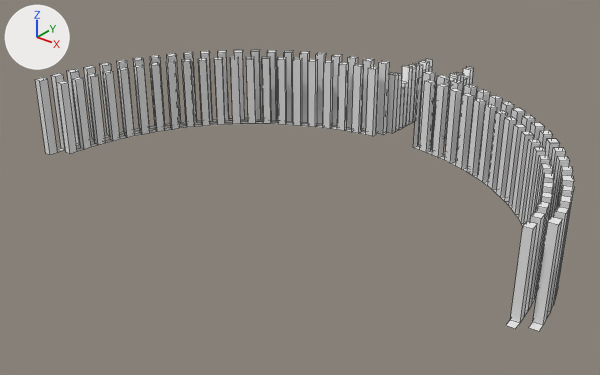
What one commit did to the OBJ model source/Assets/Art/Models/curve.obj.
One viewpoint serves both versions: a 50 mm lens placed at (203.0, -221.0, 151.0), pointed at (4.0, 28.0, -3.0). The axes (+X, +Y, +Z) are drawn at upper left. The lights are the same throughout. Mesh edges are drawn as thin lines. Where no turn or scale is listed for an object, it has been applied to the vertices.

The scene before the commit, as lines of its bpy script (objects in view):
```python
me_buildings_001_mesh_00 = bpy.data.meshes.new('buildings.001_Mesh.00')
me_buildings_001_mesh_00.from_pydata(...)  # 376 vertices, 250 faces; spans x -126.0..124.0, y -7.0..119.0, z -11.0..27.0
me_buildings_001_mesh_00.materials.append(mat_null)  # white #e7e7e7
me_buildings_mesh_001 = bpy.data.meshes.new('buildings_Mesh.001')
me_buildings_mesh_001.from_pydata(...)  # 374 vertices, 247 faces; spans x -117.0..117.0, y -2.0..111.0, z -10.0..26.0
me_buildings_mesh_001.materials.append(mat_null)  # white #e7e7e7
me_mesh_mesh_mesh_002_polysur = bpy.data.meshes.new('Mesh_Mesh_Mesh.002_polySur')
me_mesh_mesh_mesh_002_polysur.from_pydata(...)  # 184 vertices, 112 faces; spans x -13.9..14.7, y 121.5..158.6, z -11.8..20.1
me_mesh_mesh_mesh_002_polysur.materials.append(mat_initialshadinggroup)  # white #e7e7e7
ob_buildings_001_mesh_00 = bpy.data.objects.new('buildings.001_Mesh.00', me_buildings_001_mesh_00)
ob_buildings_001_mesh_00.location = (0.0, 0.0, 0.0)
ob_buildings_mesh_001 = bpy.data.objects.new('buildings_Mesh.001', me_buildings_mesh_001)
ob_buildings_mesh_001.location = (0.0, 0.0, 0.0)
ob_mesh_mesh_mesh_002_polysur = bpy.data.objects.new('Mesh_Mesh_Mesh.002_polySur', me_mesh_mesh_mesh_002_polysur)
ob_mesh_mesh_mesh_002_polysur.location = (0.0, 0.0, 0.0)
```
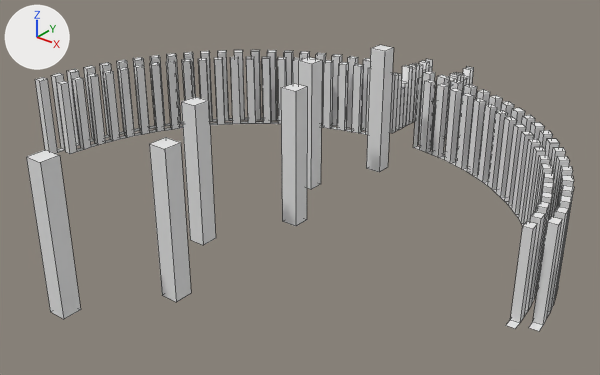
Boxes [x1, y1, x2, y2] around the edits, measured in the pictures (600 x 375 px):
```json
{"object": "Mesh.004", "change": "added", "after": [26, 150, 81, 319]}
{"object": "Mesh.005", "change": "added", "after": [149, 137, 191, 302]}
{"object": "Mesh.006", "change": "added", "after": [181, 97, 216, 245]}
{"object": "Mesh.001_Mesh", "change": "added", "after": [281, 83, 307, 226]}
{"object": "Mesh.003", "change": "added", "after": [366, 45, 394, 172]}
{"object": "Mesh.002", "change": "added", "after": [298, 57, 322, 189]}
```

Scene script edits in JSON lines:
```json
{"op": "add", "block": "me_mesh_006", "code": ["me_mesh_006 = bpy.data.meshes.new('Mesh.006')", "me_mesh_006.from_pydata(...)  # a box spanning x -12.6..-5.3, y -21.5..-14.2, z -13.0..45.4", "me_mesh_006.materials.append(mat_null)  # white #e7e7e7"]}
{"op": "add", "block": "me_mesh_005", "code": ["me_mesh_005 = bpy.data.meshes.new('Mesh.005')", "me_mesh_005.from_pydata(...)  # a box spanning x 8.4..15.6, y -56.0..-48.7, z -13.0..45.4", "me_mesh_005.materials.append(mat_null)  # white #e7e7e7"]}
{"op": "add", "block": "me_mesh_004", "code": ["me_mesh_004 = bpy.data.meshes.new('Mesh.004')", "me_mesh_004.from_pydata(...)  # a box spanning x -14.1..-6.8, y -87.2..-80.0, z -13.0..45.4", "me_mesh_004.materials.append(mat_null)  # white #e7e7e7"]}
{"op": "add", "block": "me_mesh_003", "code": ["me_mesh_003 = bpy.data.meshes.new('Mesh.003')", "me_mesh_003.from_pydata(...)  # a box spanning x 3.2..10.5, y 79.4..86.7, z -13.0..45.4", "me_mesh_003.materials.append(mat_null)  # white #e7e7e7"]}
{"op": "add", "block": "me_mesh_002", "code": ["me_mesh_002 = bpy.data.meshes.new('Mesh.002')", "me_mesh_002.from_pydata(...)  # a box spanning x -10.4..-3.1, y 44.9..52.1, z -13.0..45.4", "me_mesh_002.materials.append(mat_null)  # white #e7e7e7"]}
{"op": "add", "block": "me_mesh_001_mesh", "code": ["me_mesh_001_mesh = bpy.data.meshes.new('Mesh.001_Mesh')", "me_mesh_001_mesh.from_pydata(...)  # a box spanning x 6.2..13.4, y 13.6..20.9, z -13.0..45.4", "me_mesh_001_mesh.materials.append(mat_null)  # white #e7e7e7"]}
{"op": "add", "block": "ob_mesh_006", "code": ["ob_mesh_006 = bpy.data.objects.new('Mesh.006', me_mesh_006)", "ob_mesh_006.location = (0.0, 0.0, 0.0)"]}
{"op": "add", "block": "ob_mesh_005", "code": ["ob_mesh_005 = bpy.data.objects.new('Mesh.005', me_mesh_005)", "ob_mesh_005.location = (0.0, 0.0, 0.0)"]}
{"op": "add", "block": "ob_mesh_004", "code": ["ob_mesh_004 = bpy.data.objects.new('Mesh.004', me_mesh_004)", "ob_mesh_004.location = (0.0, 0.0, 0.0)"]}
{"op": "add", "block": "ob_mesh_003", "code": ["ob_mesh_003 = bpy.data.objects.new('Mesh.003', me_mesh_003)", "ob_mesh_003.location = (0.0, 0.0, 0.0)"]}
{"op": "add", "block": "ob_mesh_002", "code": ["ob_mesh_002 = bpy.data.objects.new('Mesh.002', me_mesh_002)", "ob_mesh_002.location = (0.0, 0.0, 0.0)"]}
{"op": "add", "block": "ob_mesh_001_mesh", "code": ["ob_mesh_001_mesh = bpy.data.objects.new('Mesh.001_Mesh', me_mesh_001_mesh)", "ob_mesh_001_mesh.location = (0.0, 0.0, 0.0)"]}
```
